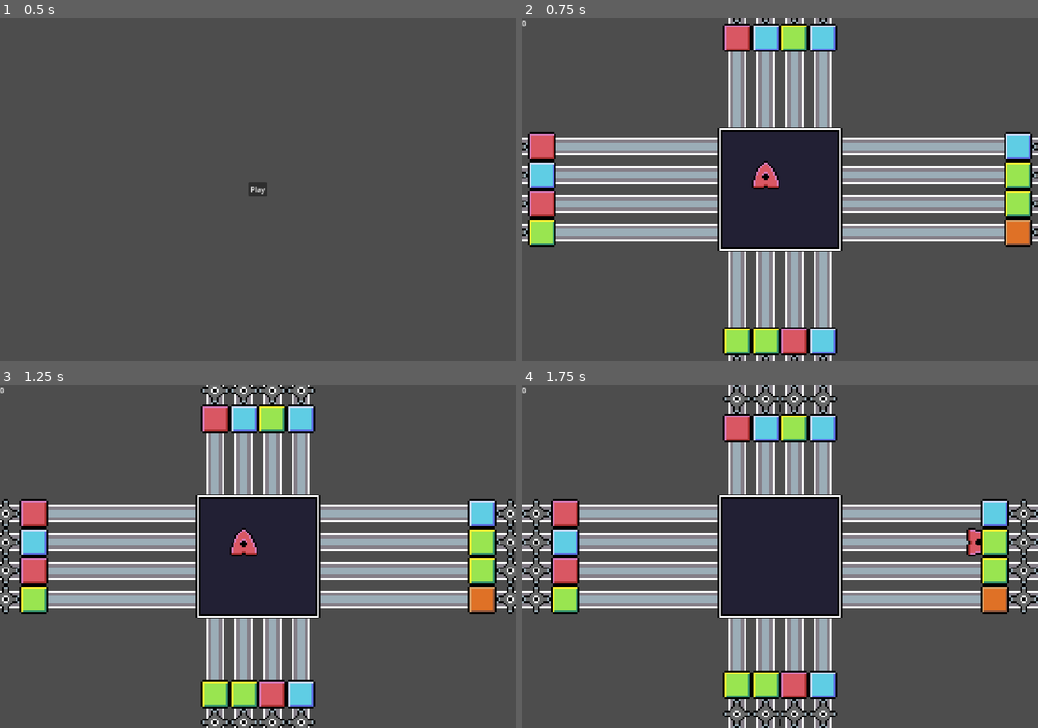
Above: before the commit, frames 1-4 (two rows, left to right).
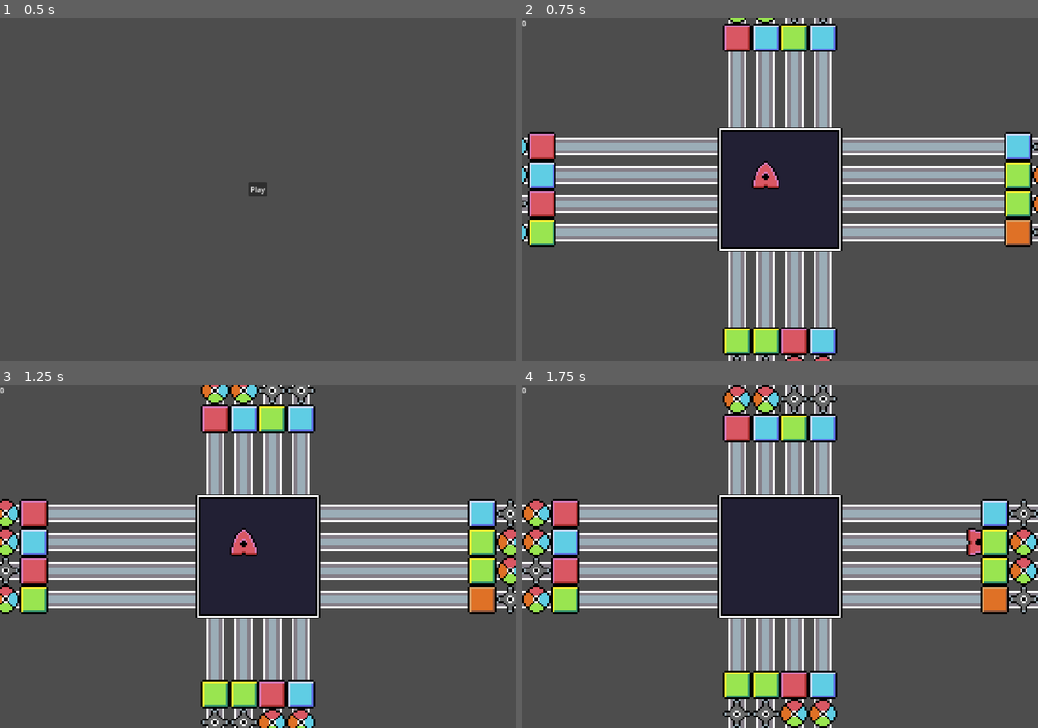
Above: after the commit, the same moments.

Repository: Crestor123/zoop
Game: Godot game, scene res://scenes/game.tscn
Two runs of this game, one before a commit and one after it. Both use one fixed random seed, a clock stepped at 60 frames per second and the inputs below.
Inputs:
- Up to frame 1 (0.5 s): no input
- Up to frame 2 (0.75 s): click "Play" at 0.5 s
- Up to frame 3 (1.25 s): no input
- Up to frame 4 (1.75 s): hold D (right) from 1.28 s (still down); tap X (cycle_powerup) at 1.35 s; tap Space (dash) at 1.55 s

Frame 1 is identical in both runs. In frame 2, 0.3% of the frame differs, in the area x 0-100%, y 0-100%; in frame 3, 1.9%; in frame 4, 2.7%.

Commit message:
Powerups are now functional

Diff:
--- a/objects/field/block_line.gd
+++ b/objects/field/block_line.gd
@@ -7,6 +7,7 @@
 @export var direction : Vector2
 @export var tile_size : int = 16
 
+var field : Field
 var collectibles : Array[Collectible]
 
 func create_block():
@@ -42,11 +43,17 @@
 	collectibles.erase(collectible)
 	collectible.remove()
 
+	for i in range(collectibles.size()):
+		var item = collectibles[i]
+		var tween = create_tween()
+		item.next_position = (collectibles.size() - i) * direction * tile_size
+		tween.tween_property(item, "position", item.next_position, 0.2)
+
 ## Finds the furthest (closest to the edge of the screen) block from the player of a given color.
-## If there is a block behind that one, the function returns it instead.
+## If there is a block behind that one that is the same color, the function returns it instead.
 ## color : The BlockColor of block to query for. Searches until blocks are no longer this color.
 ## return : The furthest block of the given color, the block behind it, or the end of the blocks array.
-func get_back_block_by_color(color : Game.BlockColor) -> Block:
+func get_back_block_by_color(color : Game.BlockColor) -> Collectible:
 	for i in range(collectibles.size()):
 		if collectibles[i] is Powerup:
 			return collectibles[i]
@@ -59,3 +66,7 @@
 					return collectibles[i - 1]
 
 	return collectibles.back()
+
+## Gets the furthest (closest to the edge of the screen) block from the player.
+func get_back_block() -> Collectible:
+	return collectibles.back()
--- a/objects/player/player_ship.gd
+++ b/objects/player/player_ship.gd
@@ -12,6 +12,8 @@
 @export var speed : int = 8
 
 signal s_powerup_gained
+signal s_finished_forward_dash
+signal s_finished_dash
 signal s_block_destroyed
 
 enum State {
@@ -22,9 +24,12 @@
 
 var score_multiplier : int = 1
 var input_buffer : Array[Vector2] = [Vector2.ZERO]
-var current_powerup : PlayerPowerup
 var current_input : Vector2
 var current_direction : Vector2
+
+var break_all_blocks : bool = false
+var current_powerup : PlayerPowerup
+var next_powerup_index : int = -1
 
 var inputs = {
 	"up" : 		Vector2.UP,
@@ -49,7 +54,11 @@
 			cycle_powerup()
 
 	if Input.is_action_just_pressed("dash"):
-		dash()
+		if current_powerup != null:
+			use_powerup()
+		else:
+			check_target()
+			dash()
 
 	# Loop through the inputs array and check each direction for movement
 	# Add the input directions to the buffer
@@ -74,8 +83,23 @@
 
 ## Selects an available powerup from the player's list of powerups.
 func cycle_powerup():
-	print("cycling powerup")
-	pass
+	var num_powerups = Powerups.get_child_count()
+	if num_powerups == 0: return
+
+	if current_powerup:
+		current_powerup.powerup_ui.show()
+
+	next_powerup_index += 1
+	if next_powerup_index + 1 > num_powerups:
+		next_powerup_index = -1
+
+	if next_powerup_index == -1:
+		current_powerup = null
+
+	else:
+		current_powerup = Powerups.get_child(next_powerup_index)
+		current_powerup.powerup_ui.hide()
+		print(current_powerup.powerup_data.name)
 
 ## Finds the closest block in front of the player, and initiates a tween between the player's current position
 ## and that block. Does nothing if there are no blocks in front of the player.
@@ -84,6 +108,16 @@
 	# Only initiate a dash if we're not moving
 	if cur_state != State.IDLE: return
 
+	# If we have a target, we can dash
+	if target_block != null:
+		cur_state = State.DASH
+
+		dash_start_pos = position
+		var tween = create_tween()
+		tween.finished.connect(finished_forward_dash)
+		tween.tween_property(self, "global_position", target_block.global_position, 0.2)
+
+func check_target():
 	target_block = null
 
 	# Raycast to find the closest block
@@ -91,7 +125,7 @@
 	DashRay.force_raycast_update()
 	var collider = DashRay.get_collider()
 
-	# If it's a powerup, it's the target of the dash
+	# If it's a powerup, it's the target
 	if collider is Powerup:
 		target_block = collider
 
@@ -104,15 +138,29 @@
 		else:
 			var line = collider.line
 			target_block = line.get_back_block_by_color(color)
-
-	# If we have a target, we can dash
-	if target_block != null:
-		cur_state = State.DASH
-
-		dash_start_pos = position
-		var tween = create_tween()
-		tween.finished.connect(finished_forward_dash)
-		tween.tween_property(self, "global_position", target_block.global_position, 0.2)
+	pass
+
+func check_closest_block():
+	target_block = null
+
+	# Raycast to find the closest block
+	DashRay.target_position = current_direction * 200
+	DashRay.force_raycast_update()
+	var collider = DashRay.get_collider()
+
+	if collider is Collectible:
+		target_block = collider
+
+func use_powerup():
+	check_target()
+	current_powerup.powerup_data.activate(self)
+
+func finished_use_powerup():
+	current_powerup.powerup_ui.queue_free()
+	current_powerup.queue_free()
+	current_powerup = null
+
+	next_powerup_index = -1
 
 ## Moves the player in a given direction, and rotates the player to face that direction.
 ## Changes state to move.
@@ -135,6 +183,7 @@
 ## Moves the player back to the starting position of a dash
 ## Called by the tween created in the dash function.
 func finished_forward_dash():
+	s_finished_forward_dash.emit(self)
 	score_multiplier = 1
 
 	current_direction = -current_direction
@@ -146,6 +195,7 @@
 ## Returns the player to an idle state after a dash.
 ## Called by the tween created in the finished_forward_dash function.
 func finished_dash():
+	s_finished_dash.emit(self)
 	cur_state = State.IDLE
 
 ## Returns the player to an idle state after moving.
@@ -175,7 +225,7 @@
 	# If we collide with a block, check if it is the same color.
 	if body is Block:
 		# If it is the same color, destroy the block and increment the score multiplier.
-		if body.color == color:
+		if body.color == color or break_all_blocks == true:
 			body.destroy()
 			s_block_destroyed.emit(score_multiplier)
 			score_multiplier += 1
--- /dev/null
+++ b/resources/powerups/break_color.gd
@@ -0,0 +1,30 @@
+class_name BreakColorPowerup extends PowerupData
+
+var field : Field
+var color : Game.BlockColor
+
+func activate(player : Player):
+	player.check_closest_block()
+	if player.target_block is not Block: return
+
+	print("Activating break color powerup!")
+	field = player.target_block.line.field
+	color = player.target_block.color
+	player.s_finished_forward_dash.connect(break_blocks)
+	player.s_finished_dash.connect(cleanup)
+	player.break_all_blocks = true
+	player.dash()
+
+func break_blocks(_player : Player):
+	for line : BlockLine in field.BlockLines.get_children():
+		for block : Collectible in line.Collectibles.get_children():
+			if block is not Block: continue
+			if block.color == color:
+				block.destroy()
+
+func cleanup(player : Player):
+	player.s_finished_dash.disconnect(cleanup)
+	player.s_finished_forward_dash.disconnect(break_blocks)
+	player.break_all_blocks = false
+	player.finished_use_powerup()
+	pass
--- /dev/null
+++ b/resources/powerups/break_color_powerup.tres
@@ -0,0 +1,14 @@
+[gd_resource type="Resource" script_class="BreakColorPowerup" format=3 uid="uid://dprxrrn4hgoap"]
+
+[ext_resource type="Script" uid="uid://cdq7r42n1reab" path="res://resources/powerups/break_color.gd" id="1_nt55i"]
+[ext_resource type="Texture2D" uid="uid://cb5btl1eslxl4" path="res://assets/zoop-ship-2.png" id="2_7q3gy"]
+
+[sub_resource type="AtlasTexture" id="AtlasTexture_nt55i"]
+atlas = ExtResource("2_7q3gy")
+region = Rect2(80, 16, 16, 16)
+
+[resource]
+script = ExtResource("1_nt55i")
+sprite = SubResource("AtlasTexture_nt55i")
+name = "Break Color"
+metadata/_custom_type_script = "uid://cdq7r42n1reab"
--- a/resources/powerups/break_line.gd
+++ b/resources/powerups/break_line.gd
@@ -1,5 +1,17 @@
 class_name BreakLinePowerup extends PowerupData
 
 func activate(player : Player):
+	if player.target_block == null: return
+
 	print("Activating break line powerup!")
+	var cur_target = player.target_block
+	player.target_block = cur_target.line.get_back_block()
+	player.break_all_blocks = true
+	player.s_finished_dash.connect(cleanup)
+	player.dash()
+
+func cleanup(player : Player):
+	player.s_finished_dash.disconnect(cleanup)
+	player.break_all_blocks = false
+	player.finished_use_powerup()
 	pass
--- a/resources/powerups/break_line_powerup.tres
+++ b/resources/powerups/break_line_powerup.tres
@@ -10,4 +10,5 @@
 [resource]
 script = ExtResource("1_o1frx")
 sprite = SubResource("AtlasTexture_75wcx")
+name = "Break Line"
 metadata/_custom_type_script = "uid://igo37cqaavee"
--- a/resources/powerups/powerup_data.gd
+++ b/resources/powerups/powerup_data.gd
@@ -1,5 +1,8 @@
 @abstract class_name PowerupData extends Resource
 
 @export var sprite : AtlasTexture
+@export var name : String
 
 @abstract func activate(player : Player)
+
+@abstract func cleanup(player : Player)
--- a/scenes/field.gd
+++ b/scenes/field.gd
@@ -81,6 +81,7 @@
 func create_block_line(dir : Vector2, pos : Vector2):
 	var new_block_line : BlockLine = block_line_object.instantiate()
 	BlockLines.add_child(new_block_line)
+	new_block_line.field = self
 	new_block_line.direction = dir
 	new_block_line.position = pos
 	new_block_line.create_block()
--- a/scenes/game.tscn
+++ b/scenes/game.tscn
@@ -5,6 +5,7 @@
 [ext_resource type="PackedScene" uid="uid://uq5i03ljt3uq" path="res://scenes/main_menu.tscn" id="2_yqjtg"]
 [ext_resource type="Script" uid="uid://dg5dyuifwjlgw" path="res://resources/powerups/powerup_data.gd" id="4_iywne"]
 [ext_resource type="Resource" uid="uid://ca06wdbt4oyok" path="res://resources/powerups/break_line_powerup.tres" id="5_p57ef"]
+[ext_resource type="Resource" uid="uid://dprxrrn4hgoap" path="res://resources/powerups/break_color_powerup.tres" id="6_p57ef"]
 
 [node name="Game" type="Node2D" unique_id=2110573979]
 process_mode = 3
@@ -13,4 +14,4 @@
 script = ExtResource("1_lnu2h")
 main_menu_scene = ExtResource("2_yqjtg")
 field_scene = ExtResource("1_uwrxv")
-powerups = Array[ExtResource("4_iywne")]([ExtResource("5_p57ef")])
+powerups = Array[ExtResource("4_iywne")]([ExtResource("5_p57ef"), ExtResource("6_p57ef")])
Not shown: 4 places in objects/field/block.tscn that only renumber resources
Not shown, added: resources/powerups/break_color.gd.uid
